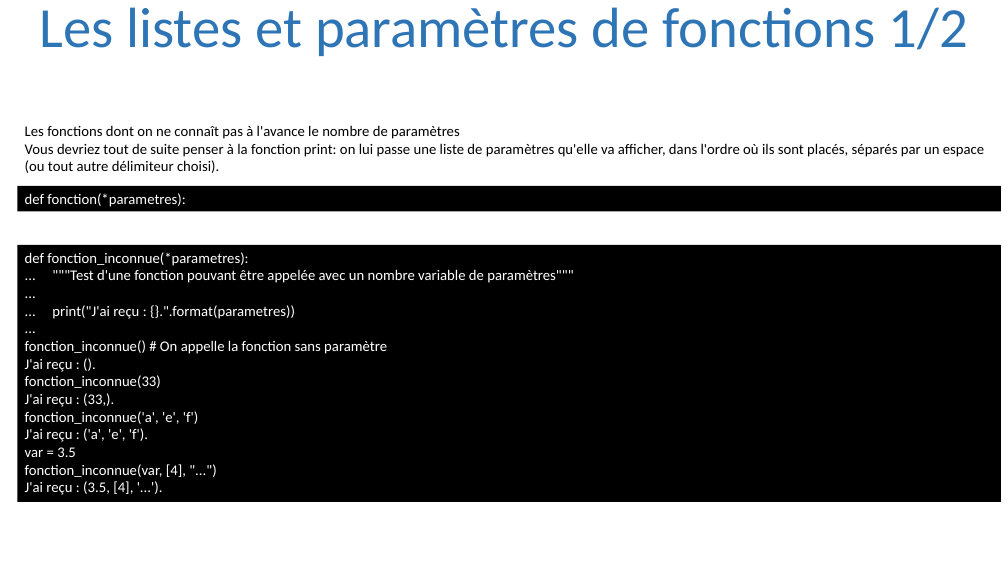
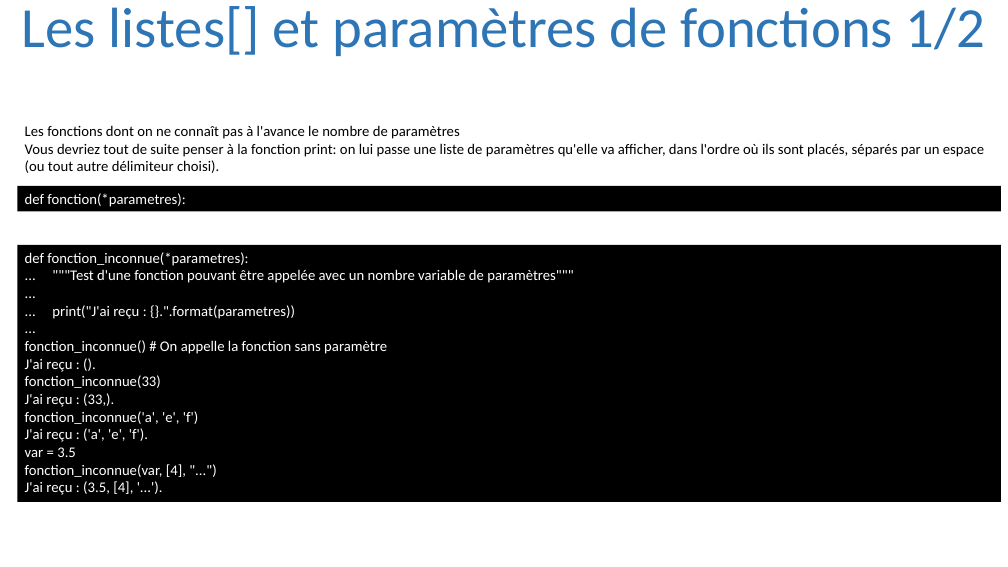
Before and after one commit to julienPalleau/PythonDoc, a slide deck: slide 74 of Python-resume.pptx. Drawn at 1008x567 pixels with LibreOffice and Linux fonts; fonts in the diff are those of the drawing. Boxes give left, top, right and bottom in pixels: in the first picture for what was removed or moved away, otherwise in the second. Text is boxed around its words. In the diff, an @@ line names an element or a change of style, - is before the commit and + after.

```diff
--- a/Python-resume.pptx
+++ b/Python-resume.pptx
@@ title at [22,6,985,56]: text changed @@
-Les listes et paramètres de fonctions 1/2
+Les listes[] et paramètres de fonctions 1/2
```
Also in this commit, not shown: 9 other slides changed, 30 slides added.
